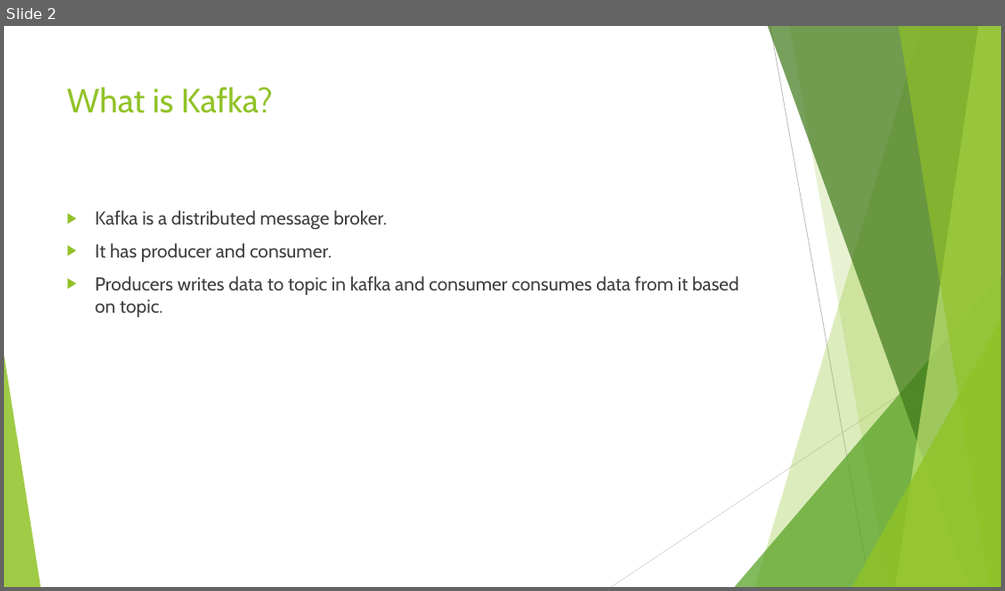
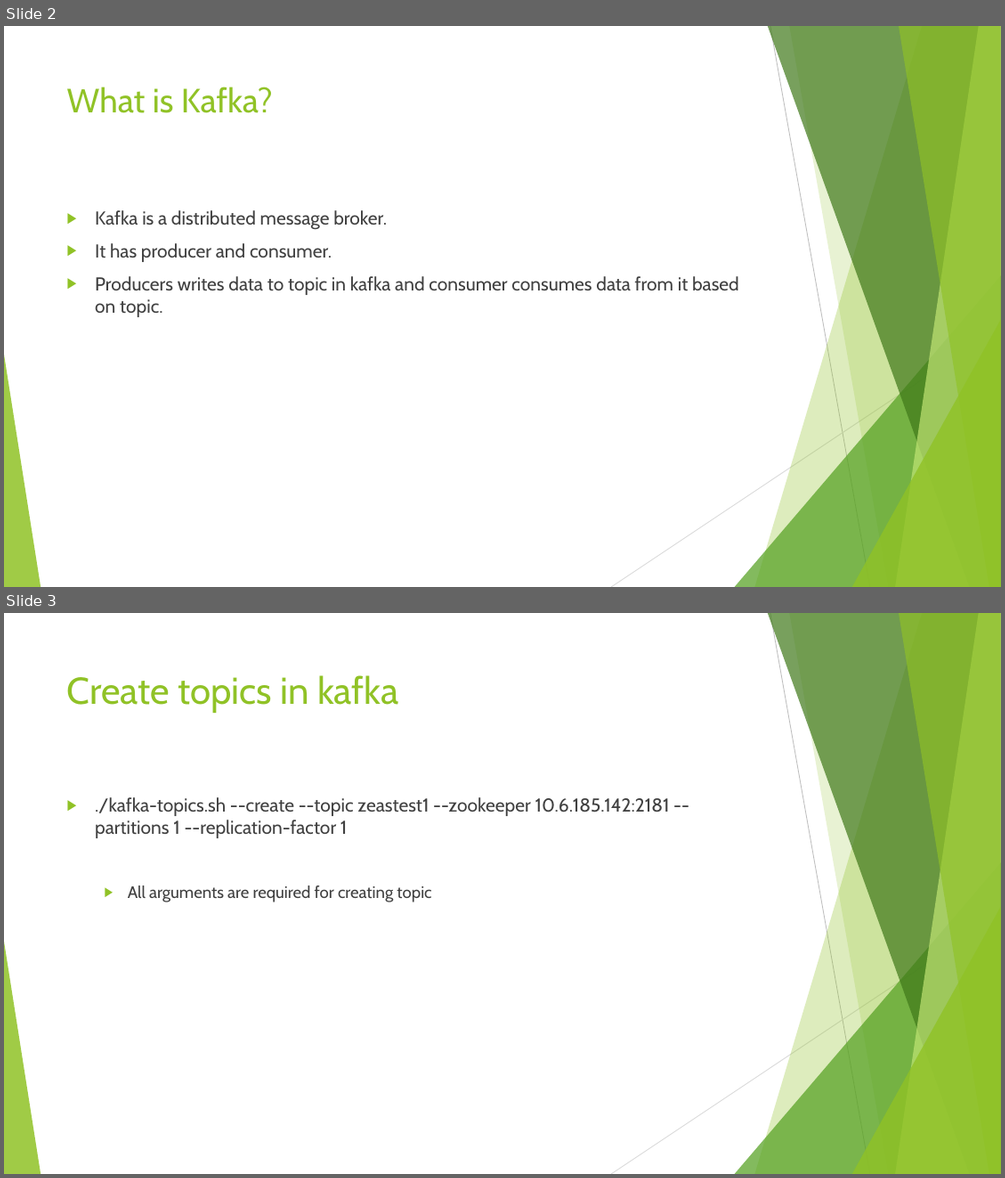
Before and after one commit to ketankk/BDppt, a slide deck: ppt/Kafka.pptx. Shown one above the other, each under a label of ours: slide 2 before the commit, slides 2 and 3 after it. The pictures are 1005x591 and 1005x1178 pixels, drawn with LibreOffice and Linux fonts; fonts in the diff are those of the drawing. Boxes give left, top, right and bottom in pixels: in the first picture for what was removed or moved away, otherwise in the second. Text is boxed around its words. In the diff, an @@ line names an element or a change of style, - is before the commit and + after.

Commit message:
kafka updated

```diff
--- a/ppt/Kafka.pptx
+++ b/ppt/Kafka.pptx
@@ slide 3 added at [4, 613, 1001, 1174], background #FFFFFF; not listed: 10 template elements that a slide beside it also shows @@
@@ title added at [67, 675, 398, 713], 36 pt, text #90C226 @@
+Create topics in kafka
@@ text added at [95, 797, 670, 902], 18 pt, text #404040 @@
+▶ ./kafka-topics.sh --create --topic zeastest1 --zookeeper 10.6.185.142:2181 --partitions 1 --replication-factor 1
+  ▶ All arguments are required for creating topic
```
Also in this commit, not shown: 15 other slides added, 2 other files.
